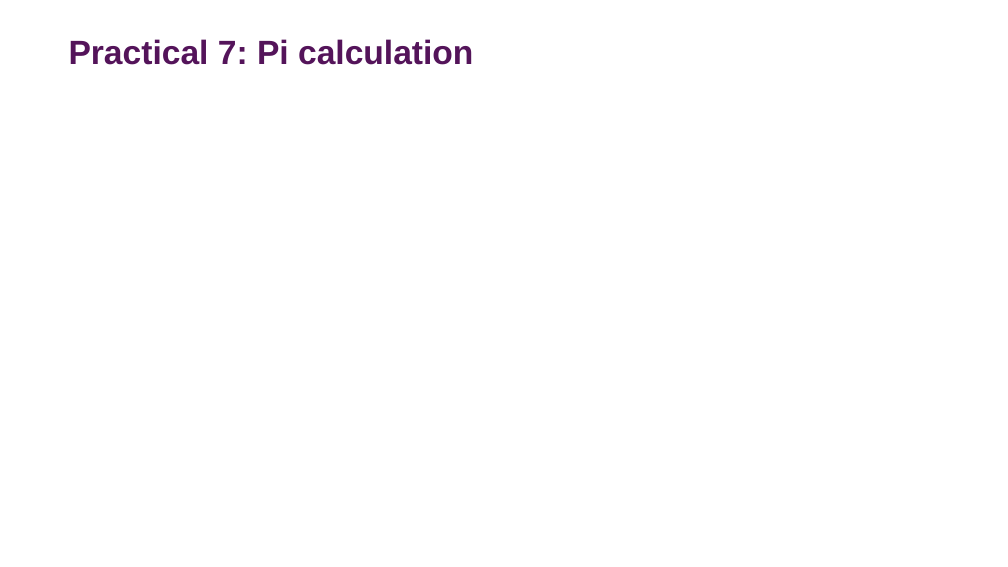
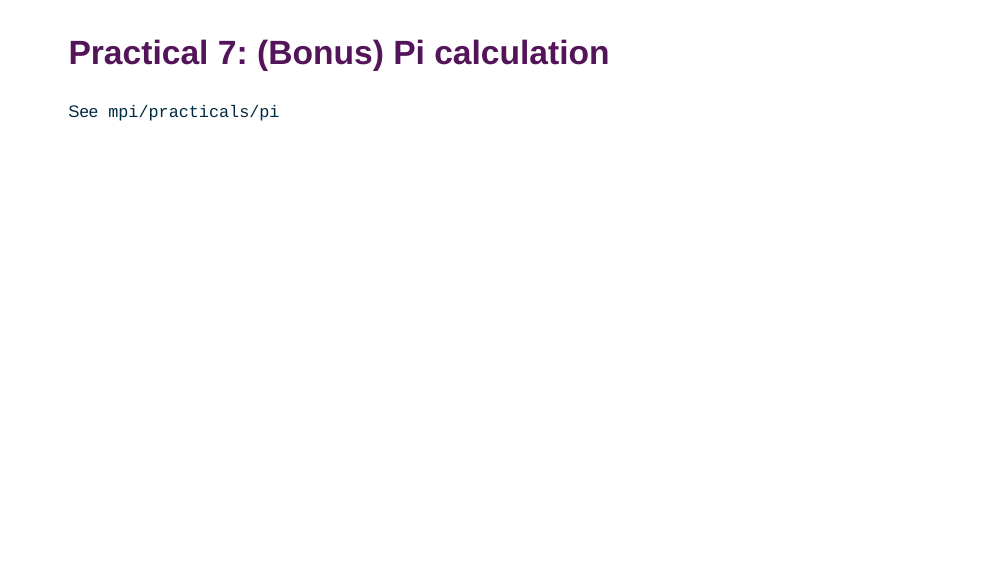
Before and after one commit to DurhamARC-Training/BasicParallelProgramming, a slide deck: slide 81 of OpenMPMPIShortCourse_Spring2026.odp (slide 80 before the commit). Drawn at 1008x567 pixels with LibreOffice and Linux fonts; fonts in the diff are those of the drawing; background and template pictures are left out. Boxes give left, top, right and bottom in pixels: in the first picture for what was removed or moved away, otherwise in the second. Text is boxed around its words. In the diff, an @@ line names an element or a change of style, - is before the commit and + after.

```diff
--- a/OpenMPMPIShortCourse_Spring2026.odp
+++ b/OpenMPMPIShortCourse_Spring2026.odp
@@ title at [69,39,609,71]: text changed @@
-Practical 7: Pi calculation
+Practical 7: (Bonus) Pi calculation
@@ text added at [68,105,279,121], 12 pt, text #002A41 @@
+See mpi/practicals/pi
```
Also in this commit, not shown: 11 other slides changed, 1 slide added, 1 slide removed, 1 other file.
